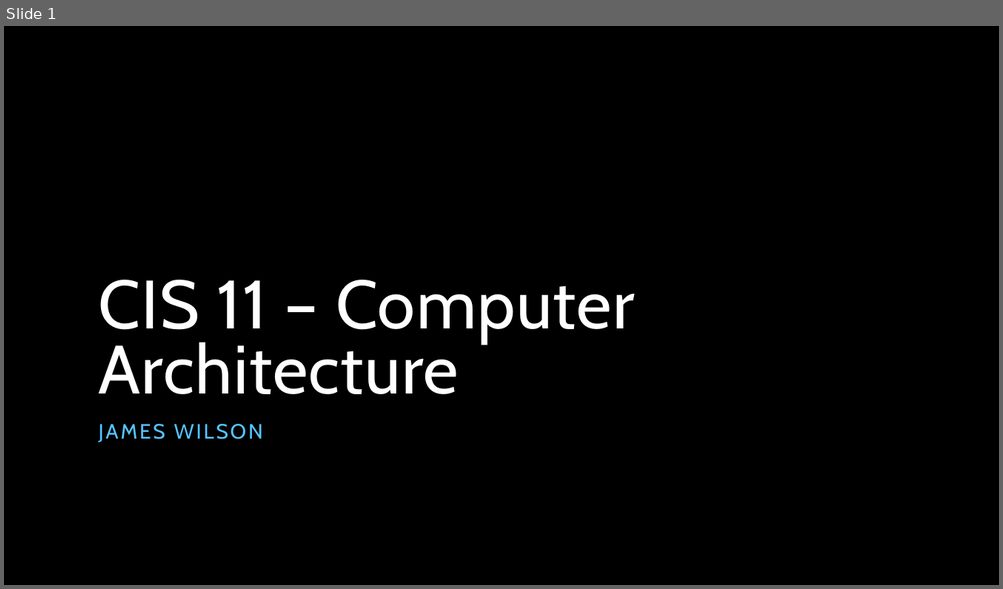
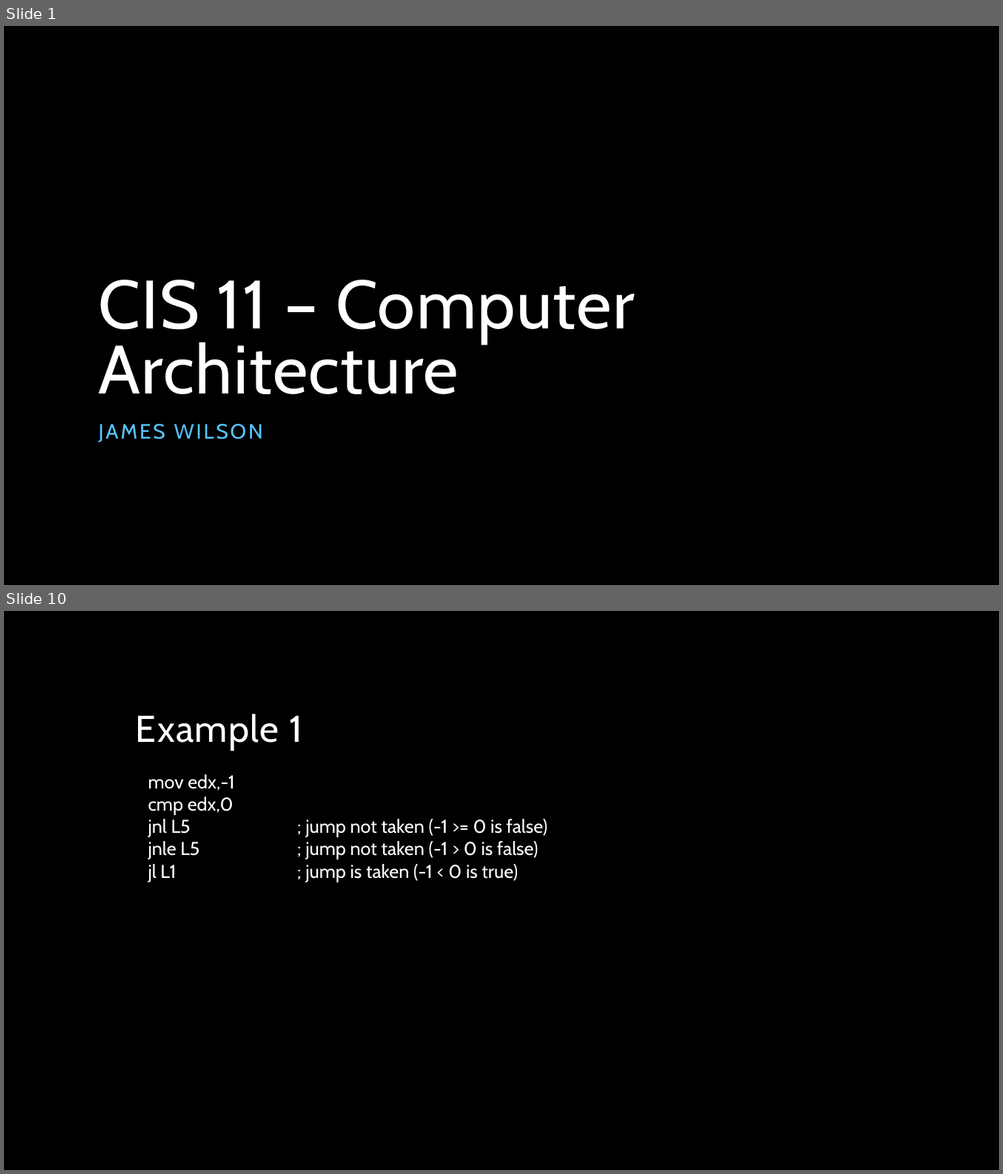
Before and after one commit to jameswilson281/CIS---11-Assembly-Programming, a slide deck: Week 7/07 - Conditional Processing.pptx. Shown one above the other, each under a label of ours: slide 1 before the commit, slides 1 and 10 after it; the slides between them are not shown. The pictures are 1003x589 and 1003x1174 pixels, drawn with LibreOffice and Linux fonts; fonts in the diff are those of the drawing; background and template pictures are left out. Boxes give left, top, right and bottom in pixels: in the first picture for what was removed or moved away, otherwise in the second. Text is boxed around its words. In the diff, an @@ line names an element or a change of style, - is before the commit and + after.

```diff
--- a/Week 7/07 - Conditional Processing.pptx
+++ b/Week 7/07 - Conditional Processing.pptx
@@ slide 10 added at [4,611,999,1170], background picture (left out) @@
@@ title added at [136,714,303,750], 36 pt, text #FFFFFF @@
+Example 1
@@ text added at [148,775,548,883], 18 pt, text #FFFFFF @@
+mov edx,-1
+cmp edx,0
+jnl L5 ; jump not taken (-1 >= 0 is false)
+jnle L5 ; jump not taken (-1 > 0 is false)
+jl L1 ; jump is taken (-1 < 0 is true)
```
Also in this commit, not shown: 11 other slides added, 1 other file.
